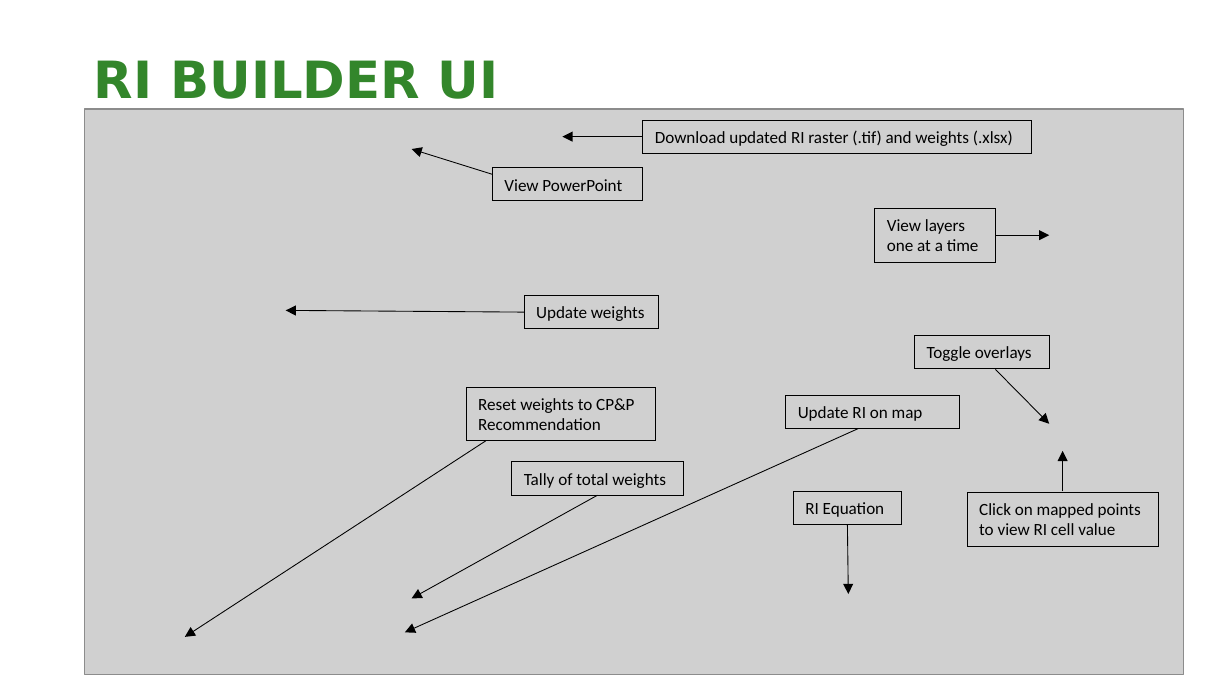
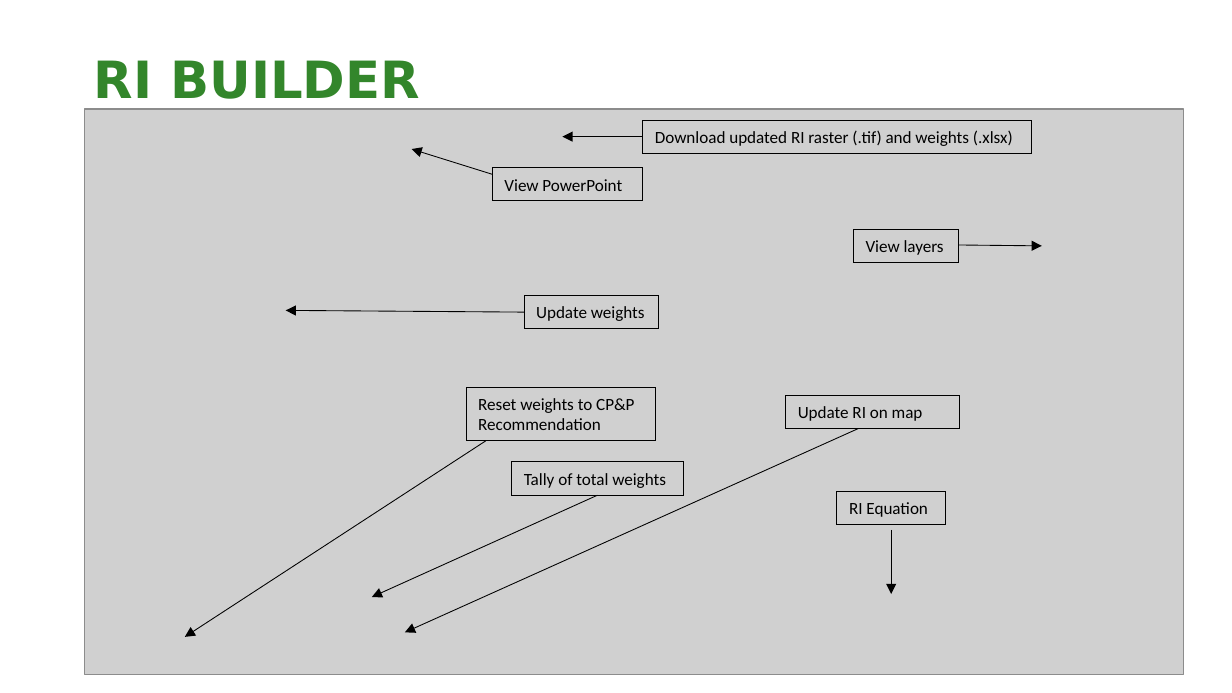
Before and after one commit to NCC-CNC/RI-proto, a slide deck: slide 8 of www/RI_GUIDE.pptx. Drawn at 1232x693 pixels with LibreOffice and Linux fonts; fonts in the diff are those of the drawing; grey boxes stand for pictures; background and template pictures are left out. Boxes give left, top, right and bottom in pixels: in the first picture for what was removed or moved away, otherwise in the second. Text is boxed around its words. In the diff, an @@ line names an element or a change of style, - is before the commit and + after.

```diff
--- a/www/RI_GUIDE.pptx
+++ b/www/RI_GUIDE.pptx
@@ title at [94, 60, 420, 109]: text changed @@
-RI BUILDER UI
+RI BUILDER
@@ rectangle "View layers": place and size @@
-rectangle "View layers" at [875, 208, 995, 262]
+rectangle "View layers" at [854, 229, 960, 262]
@@ text in rectangle at [866, 240, 944, 255]: text changed @@
-View layers one at a time
+View layers
@@ arrow moved from (995, 235) - (1050, 235) to (958, 245) - (1042, 246) @@
@@ rectangle removed at [914, 335, 1048, 368] @@
-Toggle overlays
@@ arrow removed from (995, 370) to (1050, 424) @@
@@ arrow removed from (1063, 492) to (1063, 451) @@
@@ arrow moved from (598, 495) - (411, 599) to (598, 495) - (372, 598) @@
@@ rectangle "RI Equation": place and size @@
-rectangle "RI Equation" at [793, 492, 902, 525]
+rectangle "RI Equation" at [837, 492, 945, 525]
@@ rectangle removed at [967, 493, 1158, 547] @@
-Click on mapped points to view RI cell value
@@ arrow moved from (848, 525) - (849, 594) to (891, 530) - (891, 594) @@
```
Also in this commit, not shown: 1 slide removed, 3 other files.
